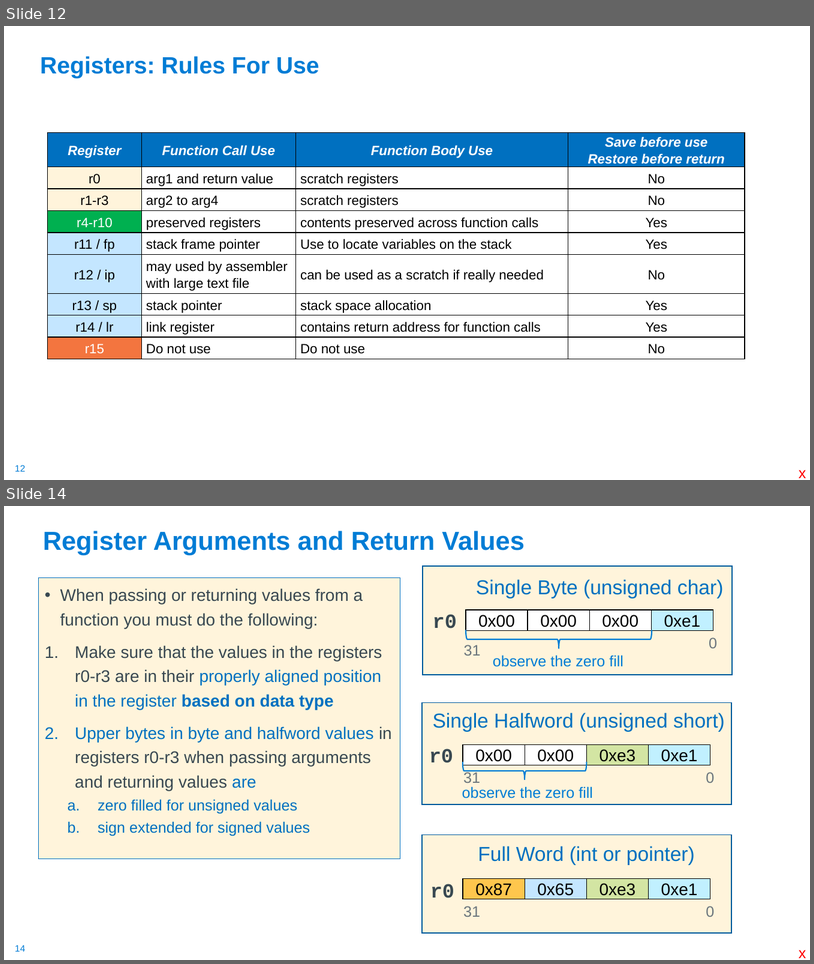
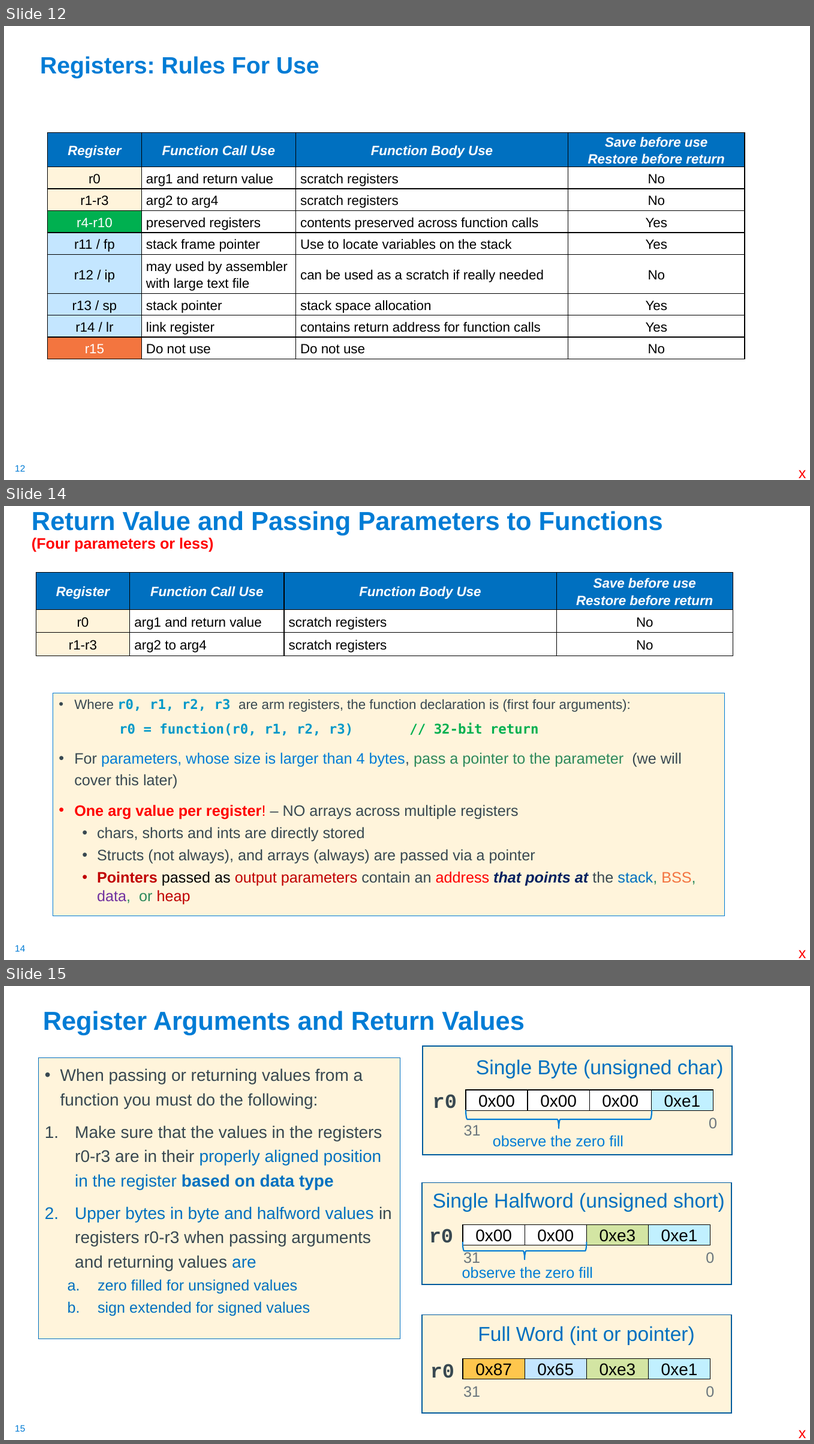
Before and after one commit to cse30-sp24/Muller-Slides, a slide deck: 07-Arm-Part4.pptx. Shown one above the other, each under a label of ours: slides 12 and 14 before the commit, slides 12, 14 and 15 after it; the slides between them are not shown. The pictures are 814x964 and 814x1444 pixels, drawn with LibreOffice and Linux fonts; fonts in the diff are those of the drawing. Boxes give left, top, right and bottom in pixels: in the first picture for what was removed or moved away, otherwise in the second. Text is boxed around its words. In the diff, an @@ line names an element or a change of style, - is before the commit and + after.

```diff
--- a/07-Arm-Part4.pptx
+++ b/07-Arm-Part4.pptx
@@ slide 14 added at (x1=4, y1=506, x2=810, y2=960), background #FFFFFF; not listed: 1 template element that a slide beside it also shows @@
@@ title added at (x1=32, y1=511, x2=663, y2=552), 31 pt, text #007CD5, bold @@
+Return Value and Passing Parameters to Functions
+(Four parameters or less)
@@ table added at (x1=36, y1=573, x2=734, y2=655), 3 rows, 4 columns @@
+Register | Function Call Use | Function Body Use | Save before use / Restore before return
+r0 | arg1 and return value | scratch registers | No
+r1-r3 | arg2 to arg4 | scratch registers | No
@@ text added at (x1=53, y1=693, x2=725, y2=916), fill #FFF4DB, outline #007CD5 0.75 pt, 18 pt, text #384851 @@
+• Where r0, r1, r2, r3 are arm registers, the function declaration is (first four arguments):
+r0 = function(r0, r1, r2, r3) // 32-bit return
+• For parameters, whose size is larger than 4 bytes, pass a pointer to the parameter (we will cover this later)
+• One arg value per register! – NO arrays across multiple registers
+  • chars, shorts and ints are directly stored
+  • Structs (not always), and arrays (always) are passed via a pointer
+  • Pointers passed as output parameters contain an address that points at the stack, BSS, data, or heap
@@ text added at (x1=799, y1=949, x2=807, y2=958), 18 pt, text #FF0000 @@
+x
@@ what was slide 14 is now slide 15 @@
@@ page number at (x1=15, y1=1425, x2=25, y2=1431): text changed @@
-14
+15
```
Also in this commit, not shown: 9 slides changed, 1 other slide added, 3 other files.
